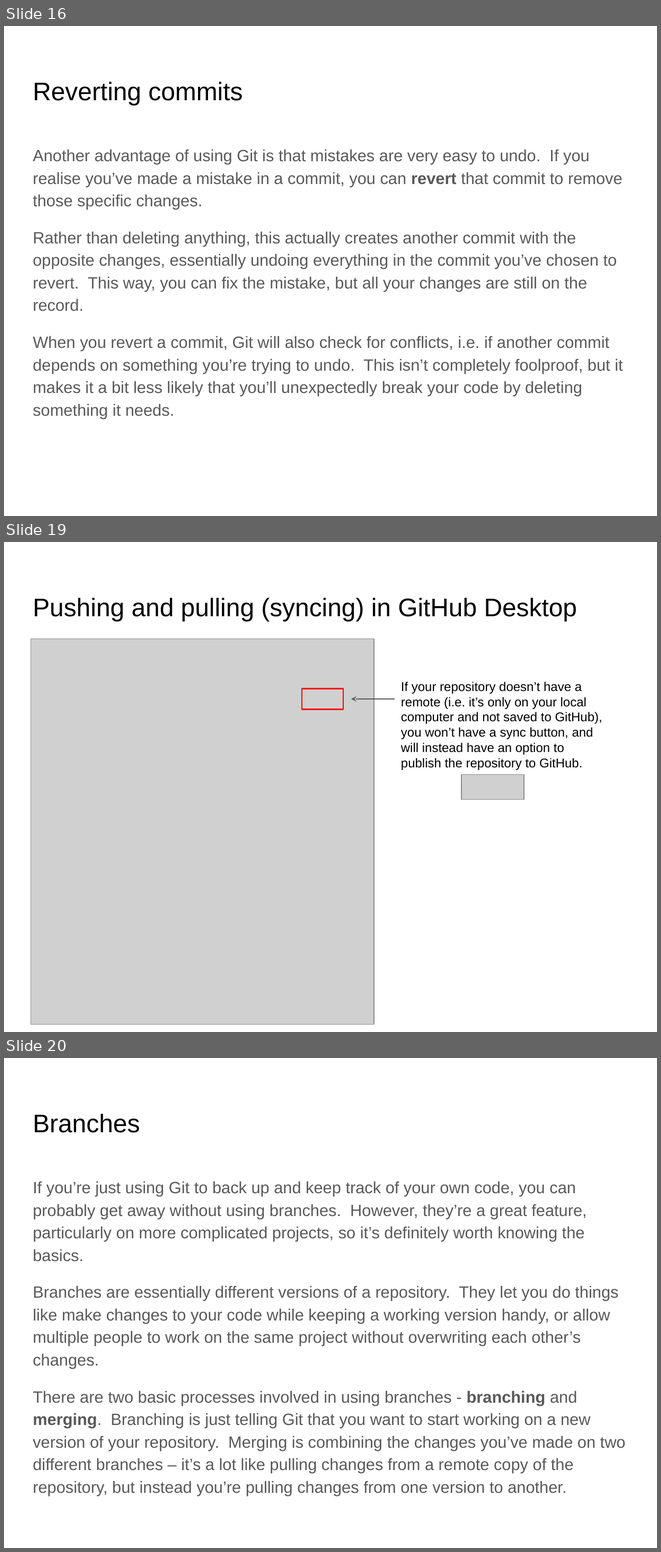
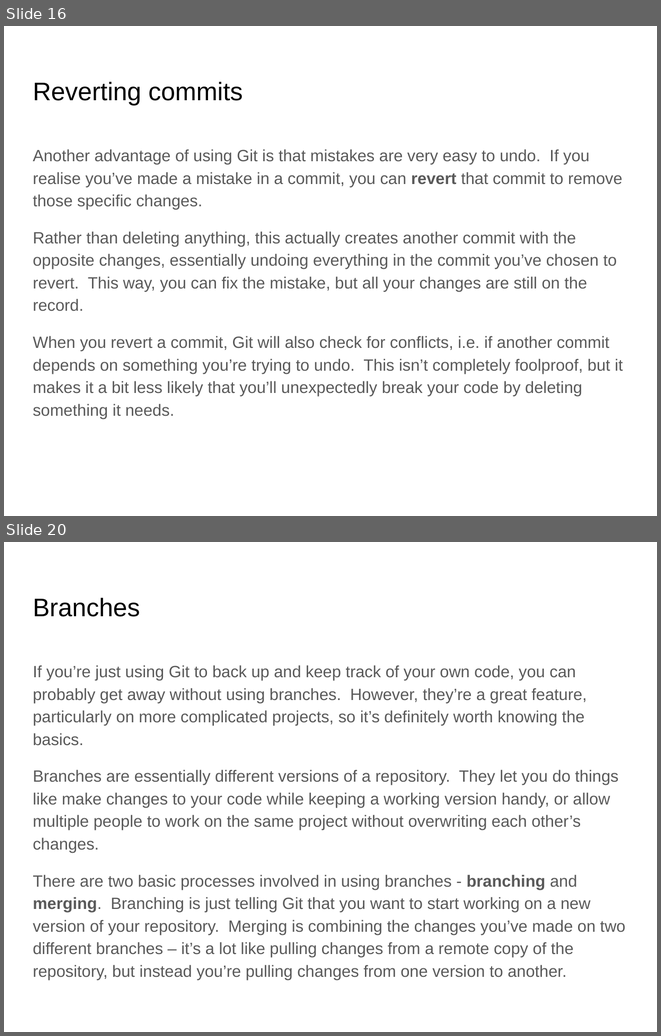
Before and after one commit to flyconnectome/coding-club, a slide deck: Git and GitHub.pptx. Shown one above the other, each under a label of ours: slides 16, 19 and 20 before the commit, slides 16 and 20 after it; the slides between them are not shown. The pictures are 661x1552 and 661x1036 pixels, drawn with LibreOffice and Linux fonts; fonts in the diff are those of the drawing; grey boxes stand for pictures. Boxes give left, top, right and bottom in pixels: in the first picture for what was removed or moved away, otherwise in the second. Text is boxed around its words. In the diff, an @@ line names an element or a change of style, - is before the commit and + after.

```diff
--- a/Git and GitHub.pptx
+++ b/Git and GitHub.pptx
@@ slide 19 removed at (4,542,657,1032), background #FFFFFF @@
@@ title removed at (33,598,577,621) @@
-Pushing and pulling (syncing) in GitHub Desktop
@@ picture removed at (31,638,373,1024) @@
@@ text removed at (401,681,602,770) @@
-If your repository doesn’t have a remote (i.e. it’s only on your local computer and not saved to GitHub), you won’t have a sync button, and will instead have an option to publish the repository to GitHub.
@@ rectangle removed at (302,688,343,709) @@
@@ arrow removed from (395, 699) to (351, 699) @@
@@ picture removed at (462,775,524,800) @@
```
Also in this commit, not shown: 9 slides changed, 6 slides added, 3 other slides removed.
